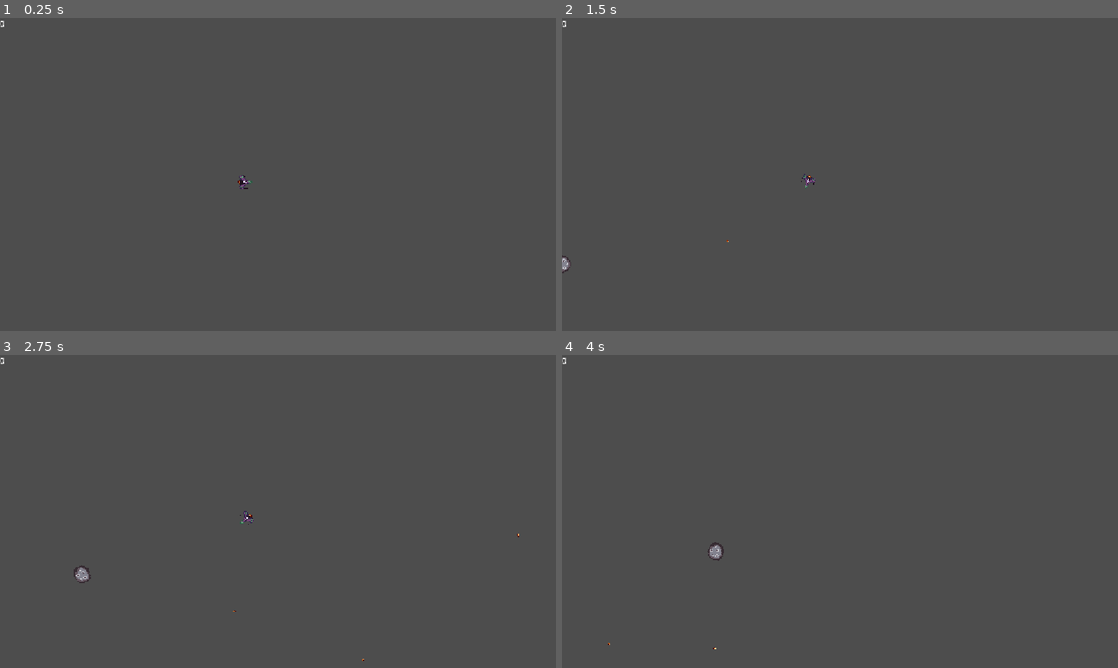
Above: before the commit, frames 1-4 (two rows, left to right).
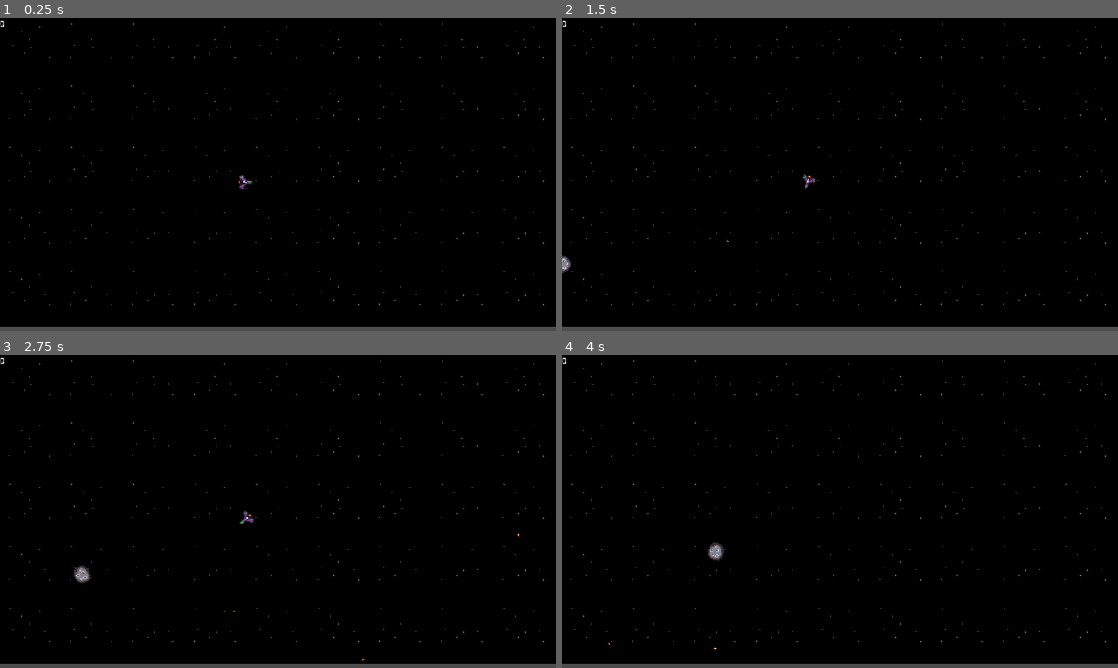
Above: after the commit, the same moments.

Repository: alanva36/vertex-godot-course-game
Game: Godot game, scene res://scenes/levels/main.tscn
Two runs of this game, one before a commit and one after it. Both use one fixed random seed, a clock stepped at 60 frames per second and the inputs below.
Inputs:
- Up to frame 1 (0.25 s): no input
- Up to frame 2 (1.5 s): tap Enter at 0.5 s; hold D (player_right) 0.53-1.28 s; hold Space (player_shoot) 0.53-1.28 s; hold A (player_left) from 1.28 s (still down); tap Space (player_shoot) at 1.35 s
- Up to frame 3 (2.75 s): release A (player_left) at 2.03 s; hold D (player_right) from 2.03 s (still down); hold Space (player_shoot) from 2.03 s (still down)
- Up to frame 4 (4 s): release D (player_right) at 2.78 s; release Space (player_shoot) at 2.78 s; hold W (player_forward) 2.78-3.53 s; tap Space (player_shoot) at 2.85 s; hold A (player_left) from 3.53 s (still down); hold Space (player_shoot) from 3.53 s (still down)

The runs differ from the first frame. In frame 1, 98% of the frame differs, in the area x 0-100%, y 0-99%; in frame 2, 98%; in frame 3, 98%; in frame 4, 98%.

Commit message:
added music, fixed glitches

Diff:
--- a/scenes/levels/main.tscn
+++ b/scenes/levels/main.tscn
@@ -1,9 +1,11 @@
 [gd_scene format=3 uid="uid://bptrt840uhd7k"]
 
+[ext_resource type="Texture2D" uid="uid://dv2vbaj8uyfqb" path="res://assets/background/background.png" id="1_b6bv0"]
 [ext_resource type="Script" uid="uid://bg8pgtsmvvwgp" path="res://scripts/asteroid_spawner.gd" id="2_2vj2h"]
 [ext_resource type="PackedScene" uid="uid://c7ka418rmwry8" path="res://scenes/asteroid/asteroid.tscn" id="2_j4d2a"]
 [ext_resource type="PackedScene" uid="uid://btbr5masag3lb" path="res://scenes/player/player.tscn" id="2_y0acb"]
 [ext_resource type="PackedScene" uid="uid://d2428pkgrxgii" path="res://scenes/ui/hud.tscn" id="4_j4d2a"]
+[ext_resource type="AudioStream" uid="uid://cxvym0c6g3frs" path="res://assets/audio/exploration.ogg" id="5_u81e1"]
 
 [node name="Main" type="Node2D" unique_id=460889357]
 
@@ -11,7 +13,7 @@
 z_index = -1
 offset_right = 1280.0
 offset_bottom = 640.0
-texture = ExtResource("4_j4d2a")
+texture = ExtResource("1_b6bv0")
 stretch_mode = 1
 
 [node name="AsteroidSpawner" type="Node" parent="." unique_id=398971140]
@@ -23,3 +25,8 @@
 position = Vector2(509, 340)
 
 [node name="HUD" parent="." unique_id=1998369508 instance=ExtResource("4_j4d2a")]
+
+[node name="AudioStreamPlayer" type="AudioStreamPlayer" parent="." unique_id=1351174901]
+stream = ExtResource("5_u81e1")
+autoplay = true
+parameters/looping = true
--- a/scripts/autoload/game_manager.gd
+++ b/scripts/autoload/game_manager.gd
@@ -3,5 +3,5 @@
 static var score: int = 0;
 
 static func add_score(points: int):
-    score += points
-    Signals.score_changed.emit()
+	score += points
+	Signals.score_changed.emit()
Not shown, added: assets/audio/exploration.ogg.import
Not shown, added: assets/audio/exploration.ogg
